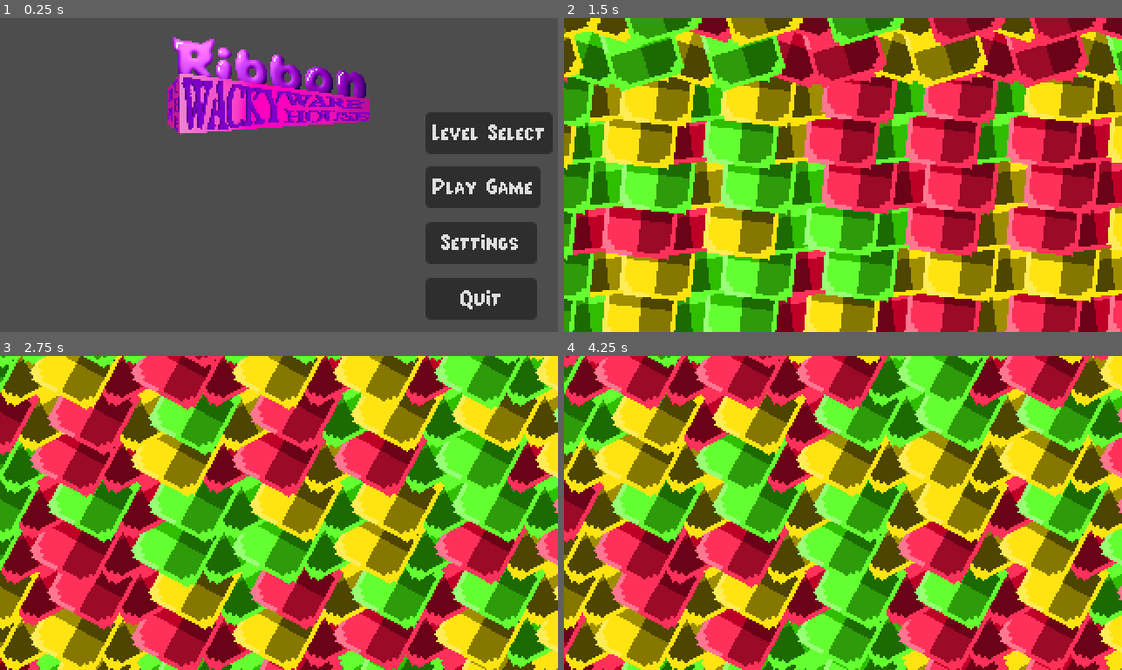
Above: before the commit, frames 1-4 (two rows, left to right).
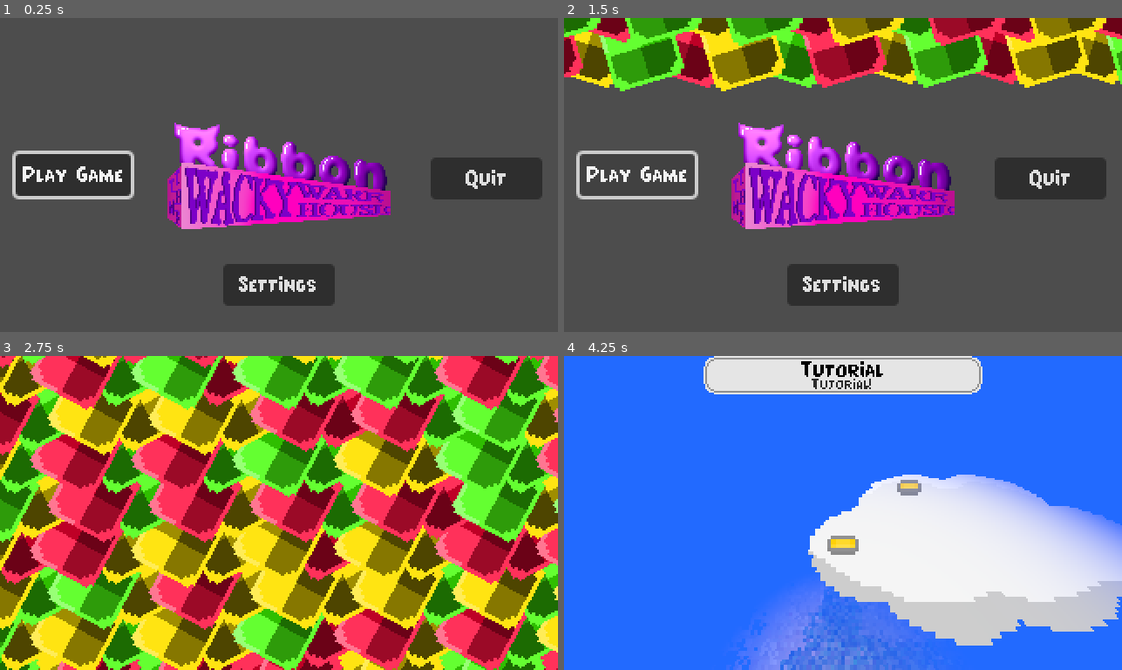
Above: after the commit, the same moments.

Repository: HuskyGameDev/2025f-team2
Game: Godot game, scene res://Scenes/TestScenes/MainMenu.tscn
The game is run twice, just before and just after one commit, with the same random seed, the same clock (stepped at 60 frames per second) and the same inputs.
Inputs (mouse positions are in pixels of both pictures, inside the frame that each line leads up to):
- Up to frame 1 (0.25 s): no input
- Up to frame 2 (1.5 s): click (1055, 134) at 0.5 s, where only the run before the commit has a clickable "Level Select"; click "Play Game" at 1.25 s
- Up to frame 3 (2.75 s): click "Menu" (after the commit: "Play Game") at 2 s
- Up to frame 4 (4.25 s): hold Right (right) 2.78-3.5 s; hold Z (release) 2.78-3.5 s; click (1055, 472) at 3.5 s, where only the run before the commit has a clickable "Level Select"

The runs differ from the first frame. In frame 1, 32% of the frame differs, in the area x 2-100%, y 6-97%; in frame 2, 92%; in frame 3, 70%; in frame 4, 100%, in the area x 0-100%, y 0-100%.

Commit message:
Tiny Changes

Diff:
--- a/Scenes/TestScenes/TutorialLevel.tscn
+++ b/Scenes/TestScenes/TutorialLevel.tscn
@@ -18,6 +18,7 @@
 anchors_preset = 0
 offset_right = 320.0
 offset_bottom = 180.0
+mouse_filter = 1
 script = ExtResource("3_e01v6")
 label = NodePath("TextBox/Text")
 textbox = NodePath("TextBox")
@@ -31,6 +32,7 @@
 offset_top = 21.0
 offset_right = 288.0
 offset_bottom = 168.0
+mouse_filter = 2
 
 [node name="Text" type="Label" parent="TutorialController/TextBox"]
 layout_mode = 0
--- a/Scenes/UI_Objects/main_menu.tscn
+++ b/Scenes/UI_Objects/main_menu.tscn
@@ -13,24 +13,12 @@
 grow_horizontal = 2
 grow_vertical = 2
 
-[node name="Level Select" type="Button" parent="."]
-layout_mode = 0
-offset_left = 244.0
-offset_top = 54.0
-offset_right = 308.0
-offset_bottom = 78.0
-focus_next = NodePath("../PlayGame")
-theme = ExtResource("1_nskxk")
-text = "Level Select"
-script = ExtResource("1_wsnrw")
-targetScene = "res://Scenes/TestScenes/LevelSelect.tscn"
-
 [node name="PlayGame" type="Button" parent="."]
 layout_mode = 0
-offset_left = 244.0
-offset_top = 85.0
-offset_right = 308.0
-offset_bottom = 109.0
+offset_left = 9.0
+offset_top = 78.0
+offset_right = 75.0
+offset_bottom = 102.0
 focus_next = NodePath("../Settings")
 theme = ExtResource("1_nskxk")
 text = "Play Game"
@@ -39,29 +27,28 @@
 
 [node name="Settings" type="Button" parent="."]
 layout_mode = 0
-offset_left = 244.0
-offset_top = 117.0
-offset_right = 308.0
-offset_bottom = 141.0
+offset_left = 128.0
+offset_top = 141.0
+offset_right = 192.0
+offset_bottom = 165.0
 focus_next = NodePath("../Quit")
 theme = ExtResource("1_nskxk")
 text = "Settings"
 
 [node name="Quit" type="Button" parent="."]
 layout_mode = 0
-offset_left = 244.0
-offset_top = 149.0
-offset_right = 308.0
-offset_bottom = 173.0
+offset_left = 247.0
+offset_top = 80.0
+offset_right = 311.0
+offset_bottom = 104.0
 theme = ExtResource("1_nskxk")
 text = "Quit"
 script = ExtResource("2_ou1s8")
 
 [node name="ProtoLogo" type="Sprite2D" parent="."]
-position = Vector2(153, 39)
-scale = Vector2(0.05, 0.05)
+position = Vector2(159, 91)
+scale = Vector2(0.055, 0.055)
 texture = ExtResource("3_eepvo")
 
-[connection signal="pressed" from="Level Select" to="Level Select" method="_on_pressed"]
 [connection signal="pressed" from="PlayGame" to="PlayGame" method="_on_pressed"]
 [connection signal="pressed" from="Quit" to="Quit" method="_on_pressed"]
--- a/Scripts/Gameplay/TutorialControl.gd
+++ b/Scripts/Gameplay/TutorialControl.gd
@@ -83,7 +83,7 @@
 			makeTextDisappear()
 			if(boxfill.fblock != null):
 				boxfill.fblock.queue_free()
-			arrow = levelmngr.spawnSpecificBlock(levelmngr.arrow_node)
+			arrow = levelmngr.spawnSpecificBlock(GlobalNodeLoader.arrow_node)
 		10:
 			makeTextReappear()
 			setText("Pretty cool huh?")
@@ -126,7 +126,7 @@
 			setText("You have beaten the tutorial! Have fun playing Ribbon in the Wacky Warehouse!")
 		20:
 			makeTextDisappear()
-			get_tree().change_scene_to_file("res://Scenes/TestScenes/LevelSelect.tscn")
+			GlobalSceneLoader.load_level("res://Scenes/TestScenes/LevelSelect.tscn")
 		_:
 			pass
 
--- a/Scripts/UI_Scripts/OtherSceneButton.gd
+++ b/Scripts/UI_Scripts/OtherSceneButton.gd
@@ -3,6 +3,10 @@
 #set this var to whatever scene you want this button to send you to
 @export var targetScene: String = "res://Scenes/TestScenes/TestScene.tscn";
 
+func _ready() -> void:
+	if name == "PlayGame":
+		grab_focus()
+
 #When the button is pressed, loads the next scene
 func _on_pressed() -> void:
 	get_tree().paused = false
